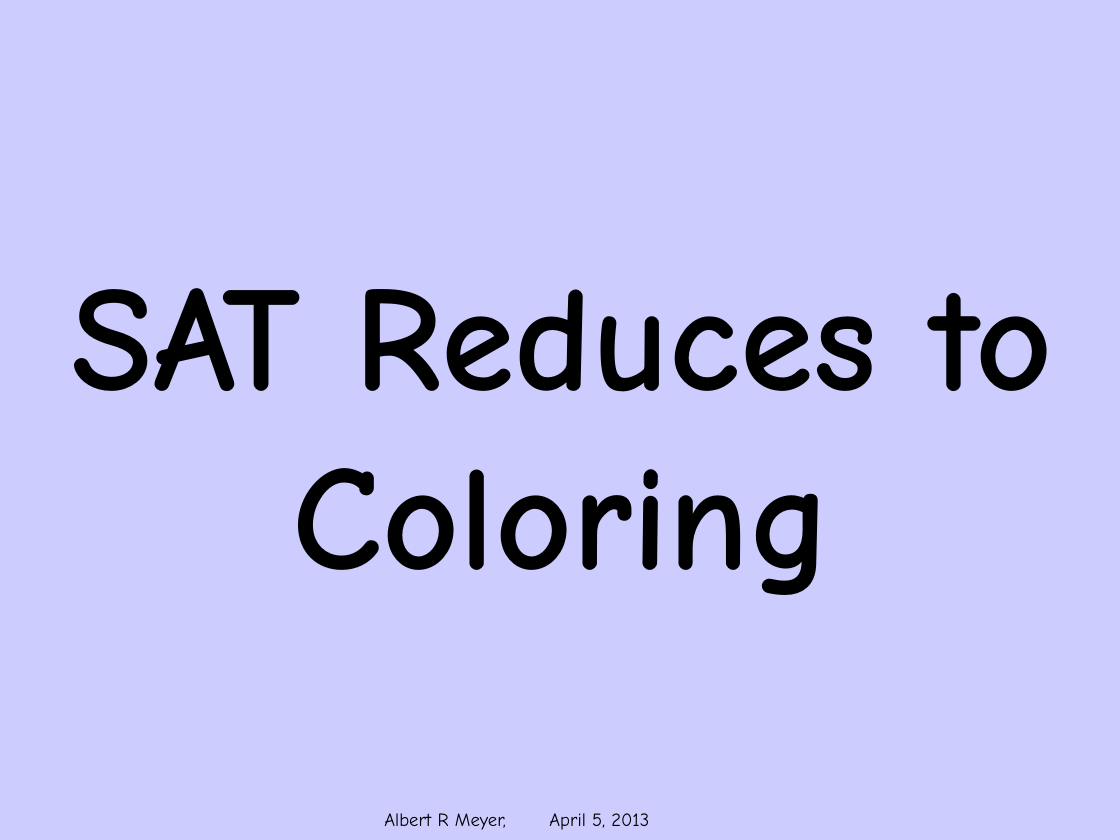
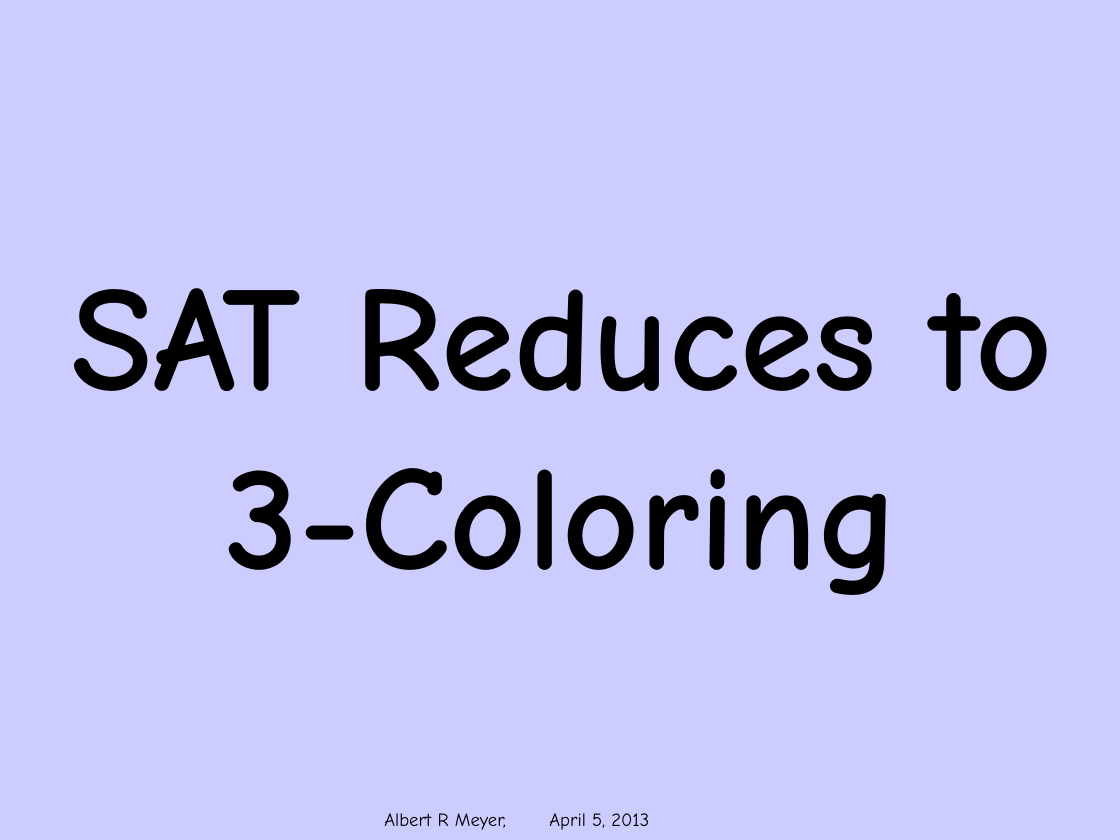
Before and after one commit to armeyer/mcs_web, a slide deck: slide 1 of spring13/slides13/3colorSAT.pptx. Drawn at 1120x840 pixels with LibreOffice and Linux fonts; fonts in the diff are those of the drawing; background and template pictures are left out. Boxes give left, top, right and bottom in pixels: in the first picture for what was removed or moved away, otherwise in the second. Text is boxed around its words. In the diff, an @@ line names an element or a change of style, - is before the commit and + after.

```diff
--- a/spring13/slides13/3colorSAT.pptx
+++ b/spring13/slides13/3colorSAT.pptx
@@ title at (x1=72, y1=288, x2=1053, y2=595): text changed @@
-SAT Reduces to Coloring
+SAT Reduces to 3-Coloring
```
Also in this commit, not shown: 2 other slides changed, 2 slides added.
